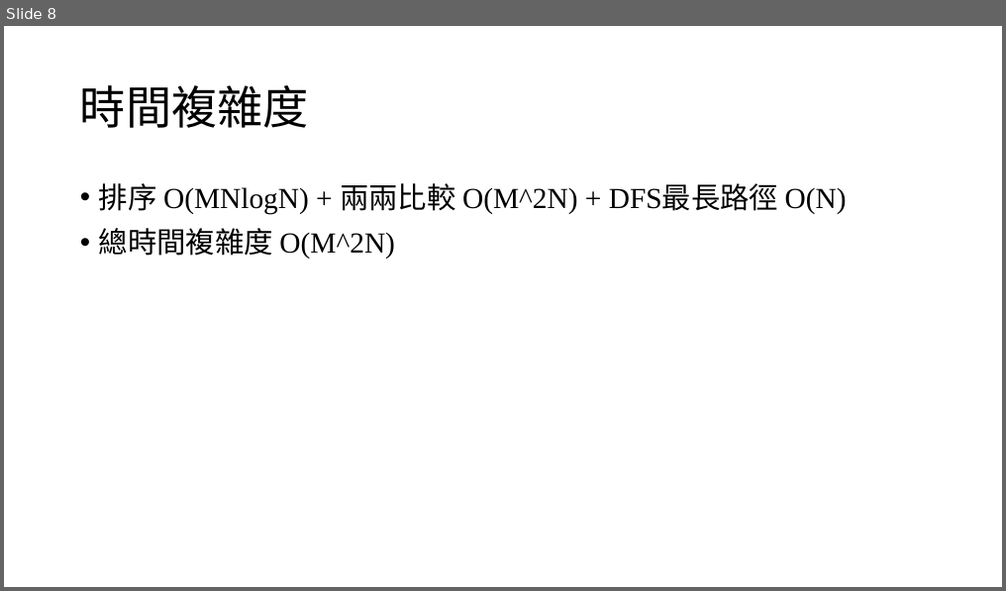
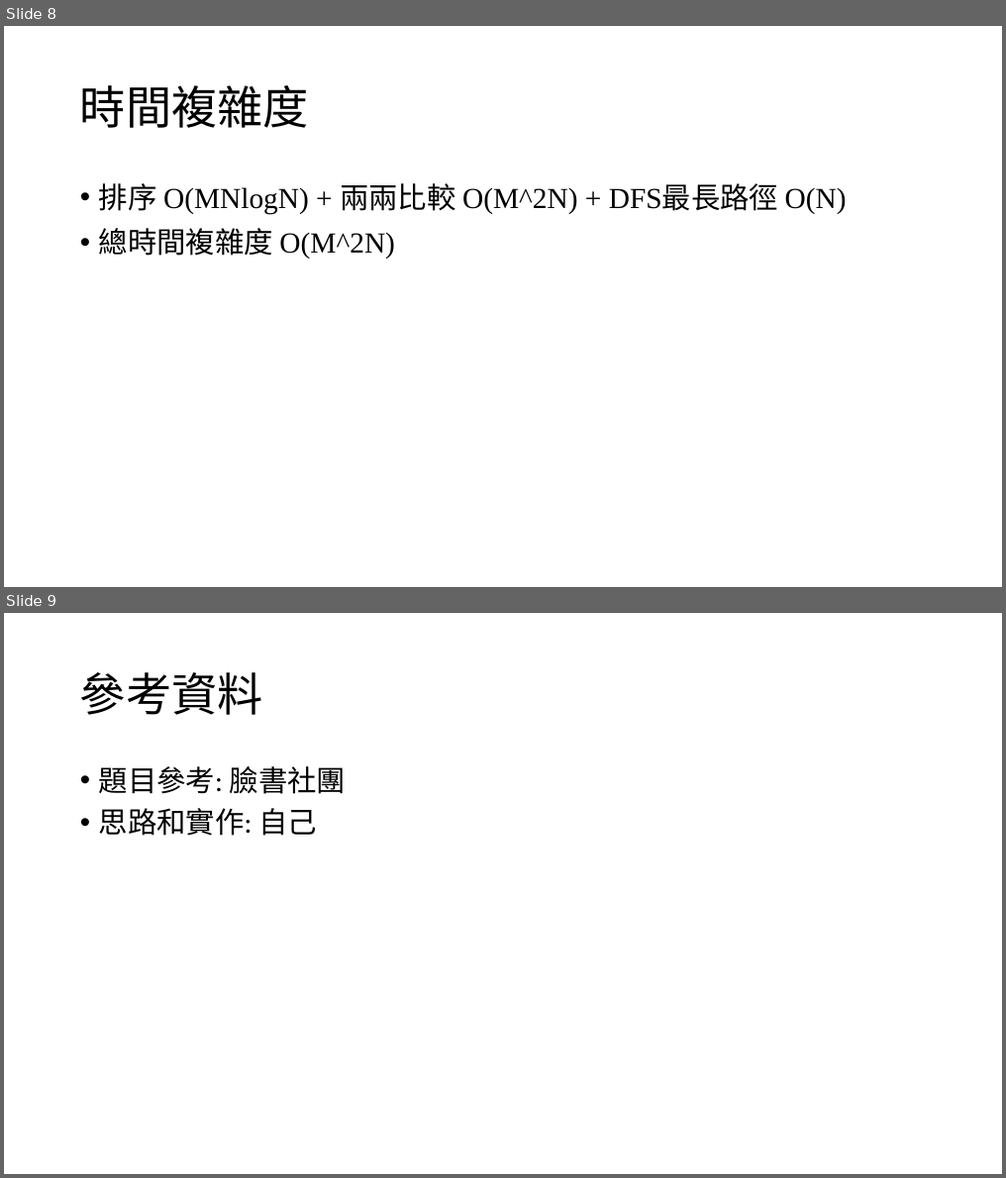
Before and after one commit to louisfghbvc/GenericProgrammingSTL, a slide deck: HW4 應用程式設計/說明.pptx. Shown one above the other, each under a label of ours: slide 8 before the commit, slides 8 and 9 after it. The pictures are 1006x591 and 1006x1178 pixels, drawn with LibreOffice and Linux fonts; fonts in the diff are those of the drawing. Boxes give left, top, right and bottom in pixels: in the first picture for what was removed or moved away, otherwise in the second. Text is boxed around its words. In the diff, an @@ line names an element or a change of style, - is before the commit and + after.

```diff
--- a/HW4 應用程式設計/說明.pptx
+++ b/HW4 應用程式設計/說明.pptx
@@ slide 9 added at bbox=[4, 613, 1002, 1174], background #FFFFFF @@
@@ title added at bbox=[80, 672, 263, 715], 44 pt, text #000000 @@
+參考資料
@@ text added at bbox=[99, 766, 346, 836], 28 pt, text #000000 @@
+• 題目參考: 臉書社團
+• 思路和實作: 自己
```
